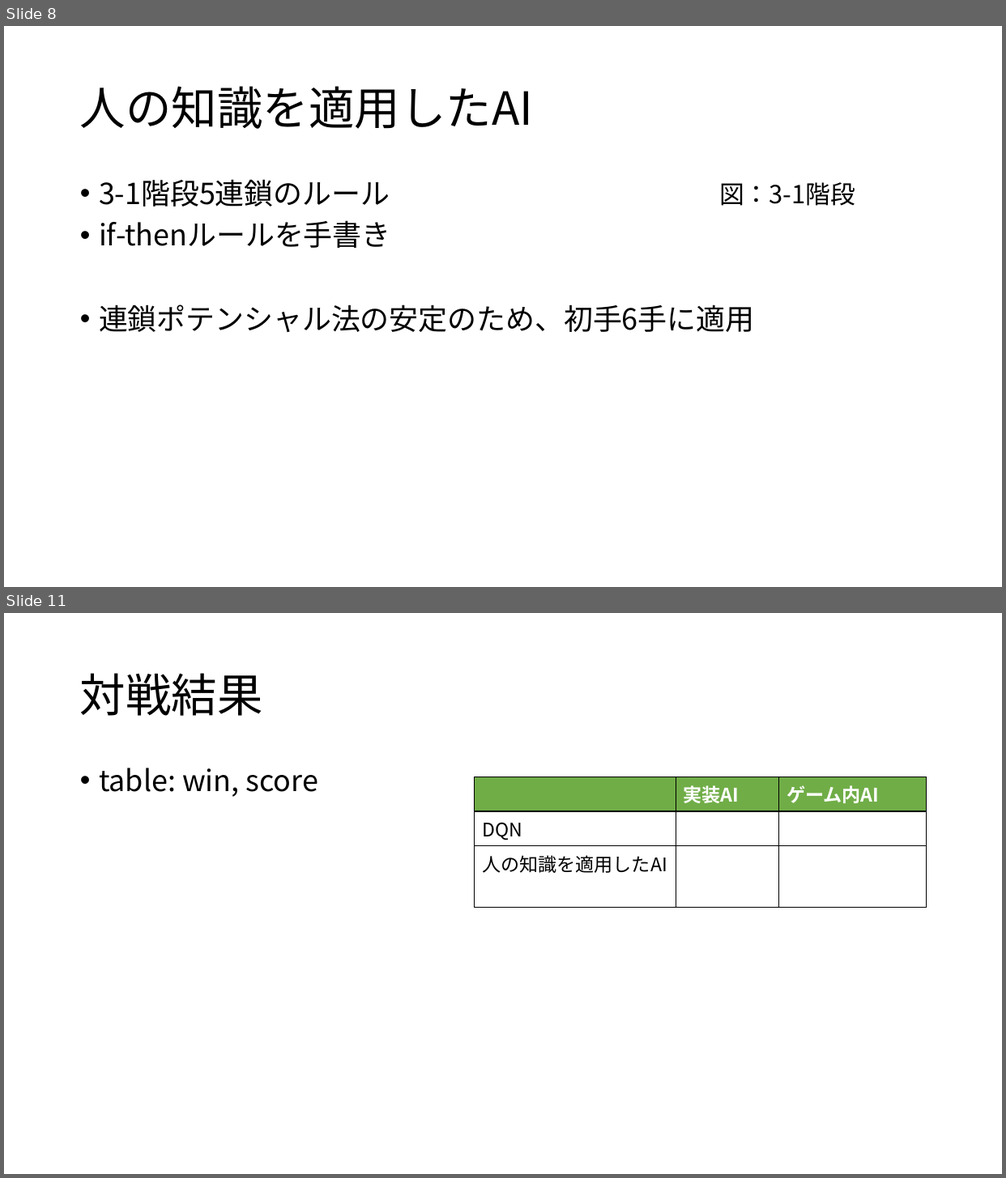
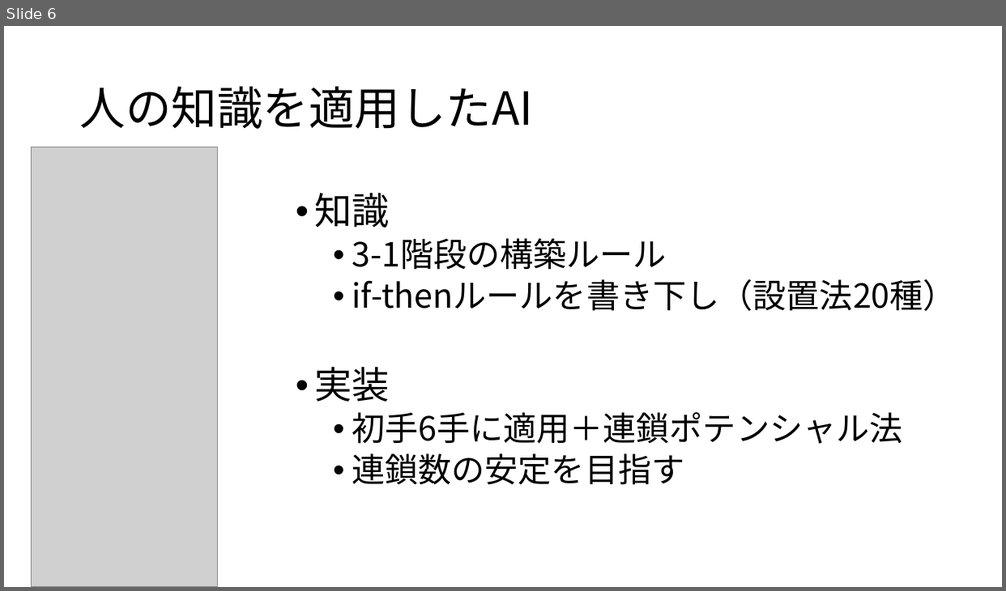
Before and after one commit to hshibasawa7/graduation-thesis, a slide deck: happyou/soturonHappyou.pptx. Shown one above the other, each under a label of ours: slides 8 and 11 before the commit, slide 6 after it; the slides between them are not shown. The pictures are 1006x1178 and 1006x591 pixels, drawn with LibreOffice and Linux fonts; fonts in the diff are those of the drawing; grey boxes stand for pictures. Boxes give left, top, right and bottom in pixels: in the first picture for what was removed or moved away, otherwise in the second. Text is boxed around its words. In the diff, an @@ line names an element or a change of style, - is before the commit and + after.

```diff
--- a/happyou/soturonHappyou.pptx
+++ b/happyou/soturonHappyou.pptx
@@ slide 11 removed at bbox=[4, 613, 1002, 1174], background #FFFFFF @@
@@ title removed at bbox=[80, 673, 263, 716] @@
-対戦結果
@@ text removed at bbox=[99, 768, 318, 797] @@
-• table: win, score
@@ table removed at bbox=[475, 777, 927, 876], 3 rows, 3 columns @@
- | 実装AI | ゲーム内AI
-DQN |  | 
-人の知識を適用したAI |  | 
@@ what was slide 8 is now slide 6 @@
@@ slide 6 changed as well @@
@@ picture added at bbox=[31, 148, 217, 587] @@
@@ text at bbox=[314, 193, 957, 485]: text changed; size 28 to 32 pt @@
-• 3-1階段5連鎖のルール
-• if-thenルールを手書き
-• 連鎖ポテンシャル法の安定のため、初手6手に適用
+• 知識
+  • 3-1階段の構築ルール
+  • if-thenルールを書き下し（設置法20種）
+• 実装
+  • 初手6手に適用＋連鎖ポテンシャル法
+  • 連鎖数の安定を目指す
@@ text removed at bbox=[719, 182, 855, 206] @@
-図：3-1階段
```
Also in this commit, not shown: 7 other slides changed, 3 slides added, 4 other slides removed, 3 other files.
